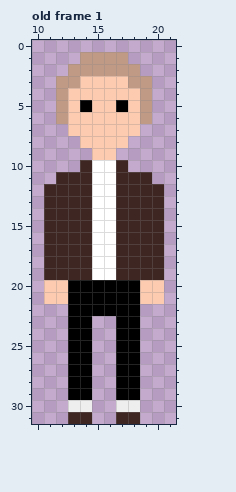
Pixel-art file -- Assets/Sprites/NPC/NPC.aseprite. This is how it looked before the edit.
32x32 pixels, 1 frame. Shown: old frame 1: x 10..21, y 0..31. The commit also changed other frames, which this record leaves out.
Once edited:
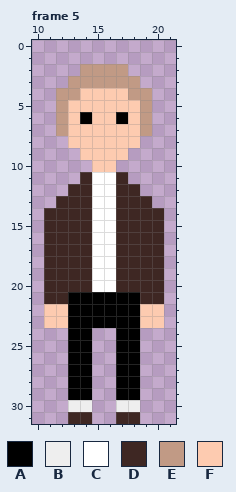
Palette (. is transparent): A #000000  B #eeeeee  C #ffffff  D #3e2723  E #c19a85  F #fdcbb0
A new or re-ordered frame is compared with the old frame closest to it.
Difference:
frames 1 -> 8
--- frame 5 is new; against old frame 1
@@ x 10..21 @@
  0 ............
- 1 ....EEEE....
- 2 ...EEEEEE...
- 3 ..EEFFFFEE..
- 4 ..EFFFFFFE..
- 5 ..EFAFFAFE..
- 6 ..EFFFFFFE..
- 7 ...FFFFFF...
- 8 ....FFFF....
- 9 .....FF.....
-10 ....DCCD....
-11 ..DDDCCDDD..
-12 .DDDDCCDDDD.
-13 .DDDDCCDDDD.
+ 1 ............
+ 2 ....EEEE....
+ 3 ...EEEEEE...
+ 4 ..EEFFFFEE..
+ 5 ..EFFFFFFE..
+ 6 ..EFAFFAFE..
+ 7 ..EFFFFFFE..
+ 8 ...FFFFFF...
+ 9 ....FFFF....
+10 .....FF.....
+11 ....DCCD....
+12 ...DDCCDD...
+13 ..DDDCCDDD..
 14 .DDDDCCDDDD.
@@ x 10..21 @@
 19 .DDDDCCDDDD.
-20 .FFAAAAAAFF.
-21 .FFAAAAAAFF.
-22 ...AAAAAA...
-23 ...AA..AA...
+20 .DDDDCCDDDD.
+21 .DDAAAAAADD.
+22 .FFAAAAAAFF.
+23 .FFAAAAAAFF.
 24 ...AA..AA...
